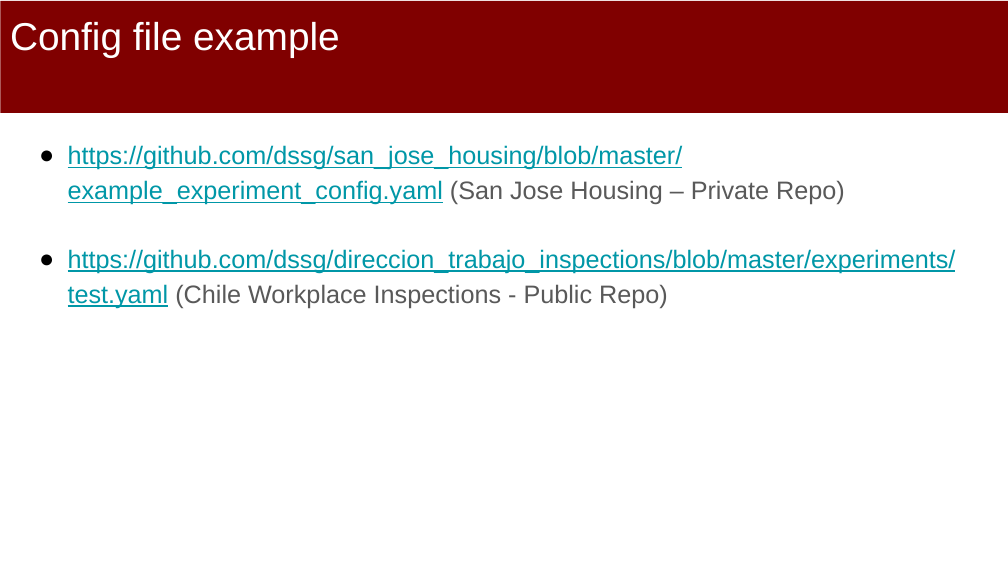
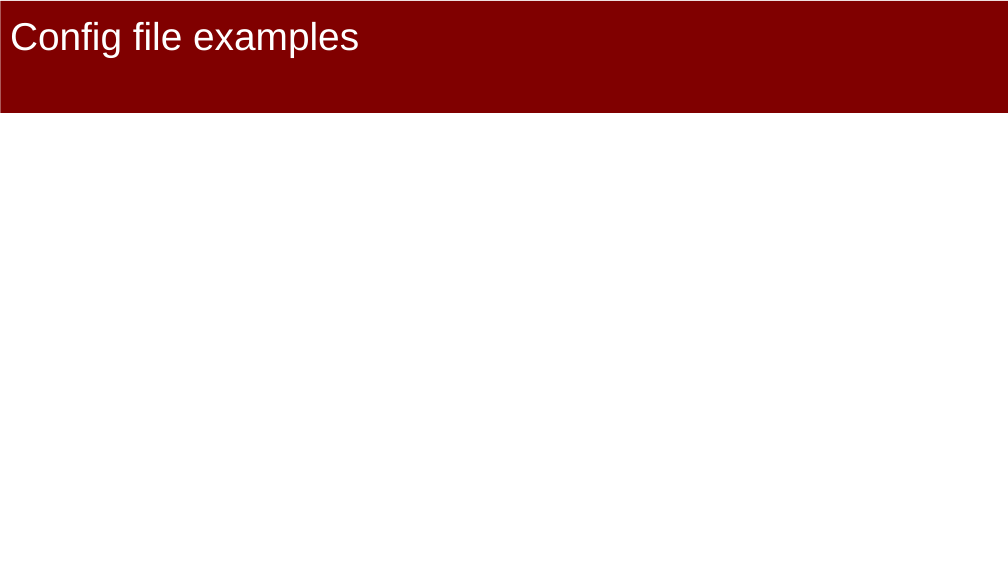
Before and after one commit to dssg/mlforpublicpolicylab, a slide deck: slide 29 of Lectures/09-Machine-Learning-Pipelines.pptx (slide 39 before the commit). Drawn at 1008x567 pixels with LibreOffice and Linux fonts; fonts in the diff are those of the drawing. Boxes give left, top, right and bottom in pixels: in the first picture for what was removed or moved away, otherwise in the second. Text is boxed around its words. In the diff, an @@ line names an element or a change of style, - is before the commit and + after.

```diff
--- a/Lectures/09-Machine-Learning-Pipelines.pptx
+++ b/Lectures/09-Machine-Learning-Pipelines.pptx
@@ title at [10, 22, 359, 58]: text changed @@
-Config file example
+Config file examples
@@ text removed at [68, 145, 956, 308] @@
-● https://github.com/dssg/san_jose_housing/blob/master/example_experiment_config.yaml (San Jose Housing – Private Repo)
-● https://github.com/dssg/direccion_trabajo_inspections/blob/master/experiments/test.yaml (Chile Workplace Inspections - Public Repo)
```
Also in this commit, not shown: 3 other slides changed, 10 slides removed, 1 other file.
